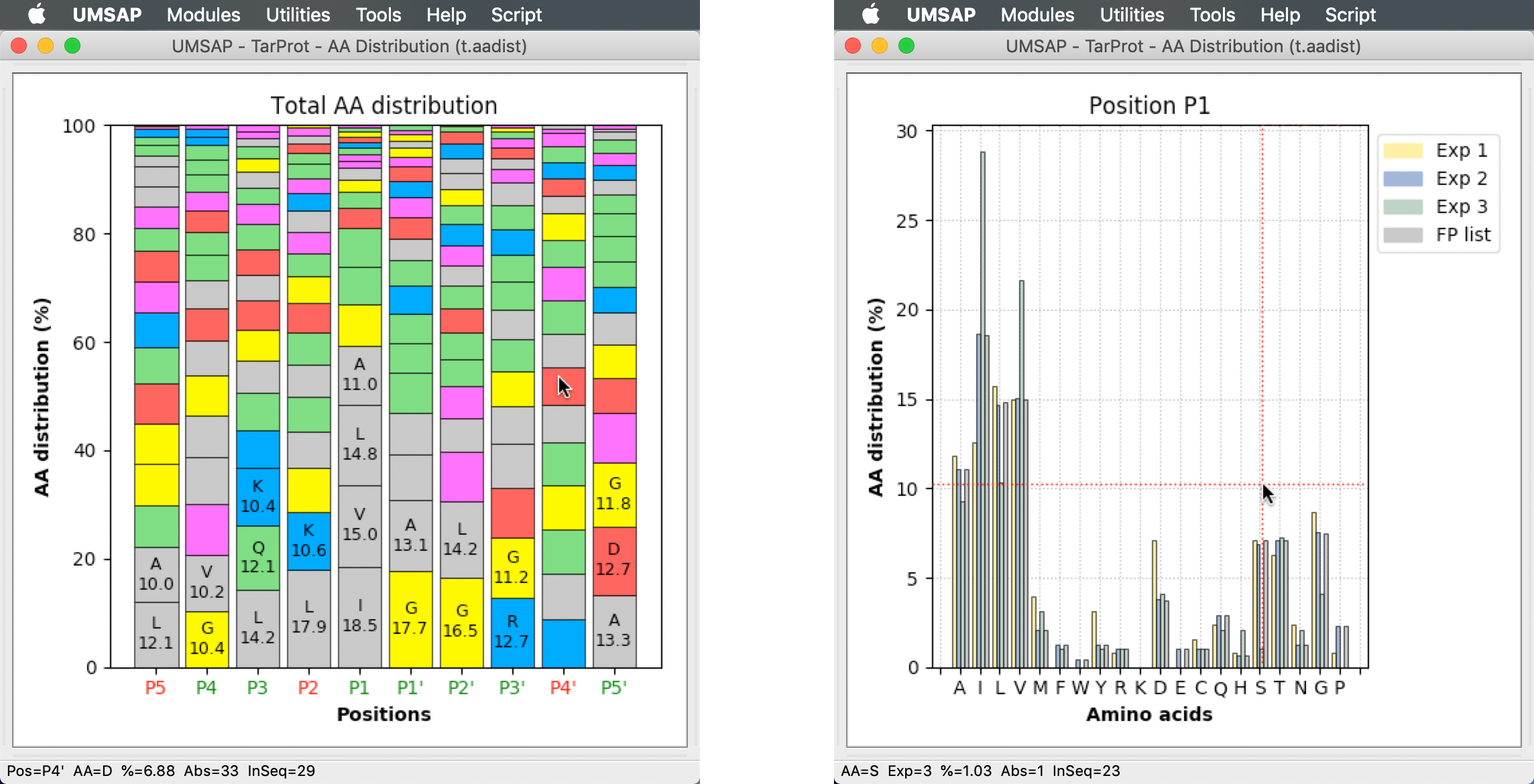
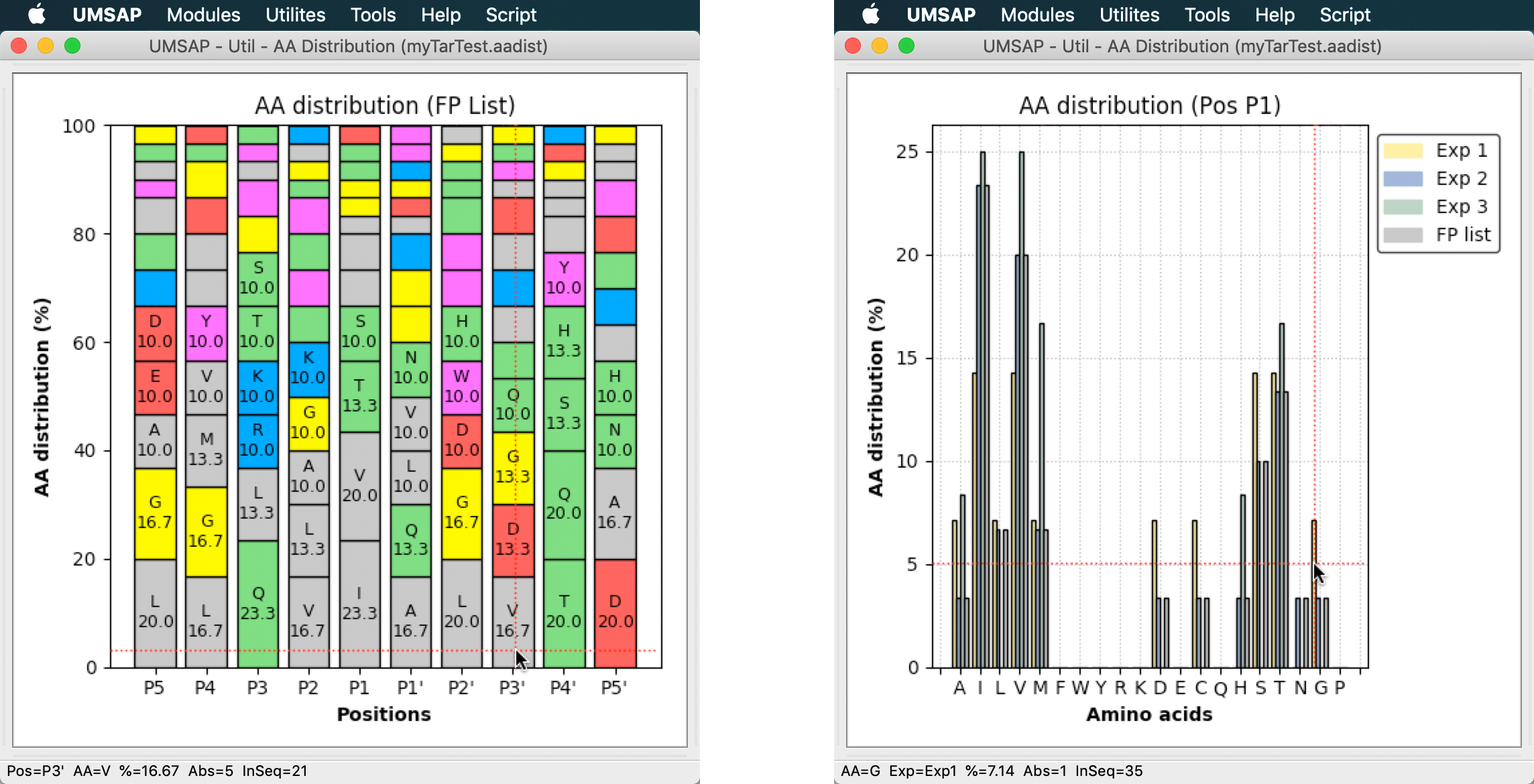
Layer changes from the first 1534×784 image to the second:
moved "Pasted Layer" above "Pasted Layer #1", painted on it over [0, 0, 700, 784]
painted on "Pasted Layer #1" over [834, 0, 1534, 784]
